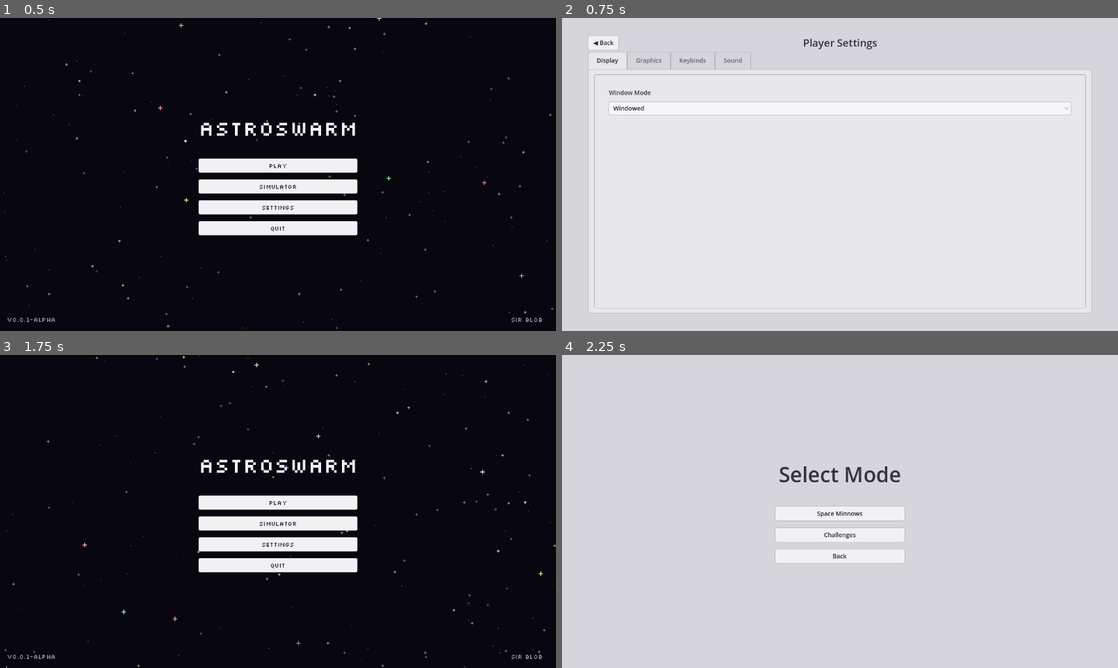
Above: before the commit, frames 1-4 (two rows, left to right).
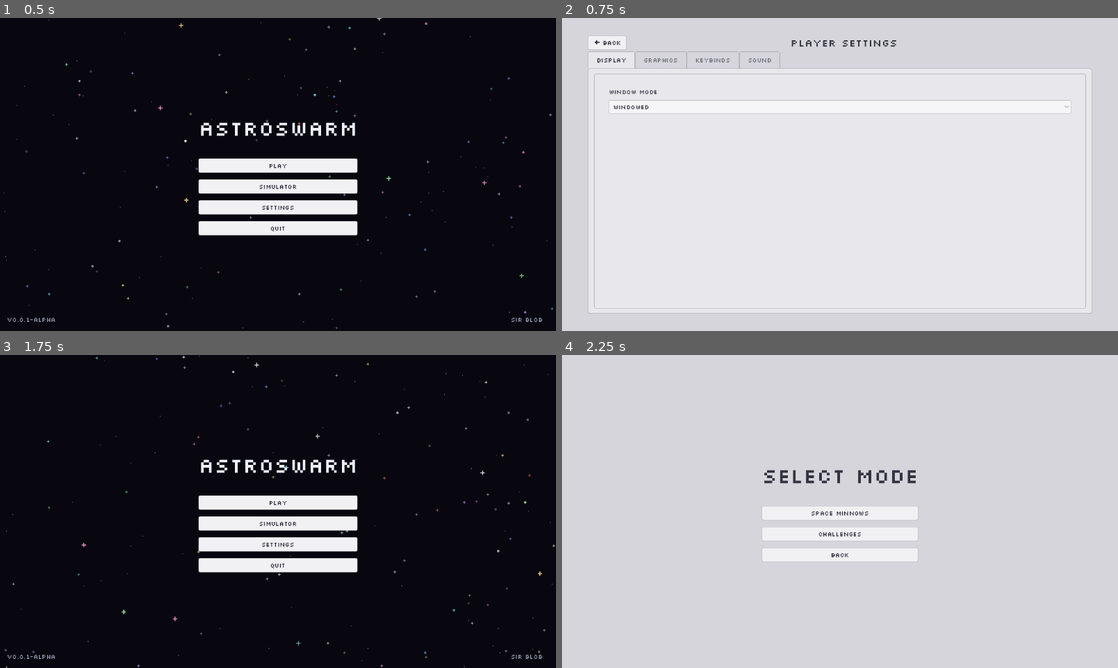
Above: after the commit, the same moments.

Repository: GMU-ASRC/astro-swarm
Game: Godot game, scene res://levels/HomeScene.tscn
Two runs of this game, one before a commit and one after it. Both use one fixed random seed, a clock stepped at 60 frames per second and the inputs below.
Inputs:
- Up to frame 1 (0.5 s): no input
- Up to frame 2 (0.75 s): click "Settings" at 0.5 s
- Up to frame 3 (1.75 s): click "◀ Back" (after the commit: "Back") at 1.25 s
- Up to frame 4 (2.25 s): click "Play" at 2 s

Frame 1 is identical in both runs. In frame 2, 2.0% of the frame differs, in the area x 4-96%, y 5-32%; in frame 3, less than 0.1%; in frame 4, 1.8%.

Commit message:
Applied game font and icons to menus

Diff:
--- a/levels/GameModeScene.tscn
+++ b/levels/GameModeScene.tscn
@@ -1,6 +1,6 @@
 [gd_scene format=3 uid="uid://bftuny86k0duc"]
 
-[ext_resource type="Theme" uid="uid://cx62j8fxxxxx" path="res://ui/MainTheme.tres" id="1_theme"]
+[ext_resource type="Theme" path="res://ui/GameTheme.tres" id="1_theme"]
 [ext_resource type="Script" path="res://levels/GameModeScene.gd" id="2_script"]
 
 [node name="GameModeScene" type="Control"]
--- a/levels/SaveManagerScene.tscn
+++ b/levels/SaveManagerScene.tscn
@@ -2,6 +2,7 @@
 
 [ext_resource type="Script" path="res://levels/SaveManagerScene.gd" id="1_script"]
 [ext_resource type="Theme" path="res://ui/MainTheme.tres" id="2_theme"]
+[ext_resource type="Texture2D" path="res://assets/icons/pixelarticons--arrow-left.png" id="3_arrow"]
 
 [node name="SaveManagerScene" type="Control"]
 layout_mode = 3
@@ -41,7 +42,12 @@
 [node name="BackButton" type="Button" parent="VBox/Header"]
 layout_mode = 2
 focus_mode = 0
-text = "◀ Back to Simulator"
+theme_override_colors/icon_normal_color = Color(0.137, 0.137, 0.196, 1)
+theme_override_colors/icon_hover_color = Color(0.176, 0.341, 0.714, 1)
+theme_override_colors/icon_pressed_color = Color(0.118, 0.247, 0.58, 1)
+theme_override_constants/icon_max_width = 18
+icon = ExtResource("3_arrow")
+text = "Back to Simulator"
 
 [node name="Title" type="Label" parent="VBox/Header"]
 layout_mode = 2
--- a/levels/SettingsScene.tscn
+++ b/levels/SettingsScene.tscn
@@ -1,7 +1,8 @@
 [gd_scene load_steps=3 format=3 uid="uid://cx62j8fxxxxx_set"]
 
-[ext_resource type="Theme" uid="uid://cx62j8fxxxxx" path="res://ui/MainTheme.tres" id="1_theme"]
+[ext_resource type="Theme" path="res://ui/GameTheme.tres" id="1_theme"]
 [ext_resource type="Script" path="res://levels/SettingsScene.gd" id="2_script"]
+[ext_resource type="Texture2D" path="res://assets/icons/pixelarticons--arrow-left.png" id="3_arrow"]
 
 [node name="SettingsScene" type="Control"]
 layout_mode = 3
@@ -39,7 +40,12 @@
 
 [node name="BackButton" type="Button" parent="VBox/TopBar"]
 layout_mode = 2
-text = "◀ Back"
+theme_override_colors/icon_normal_color = Color(0.137, 0.137, 0.196, 1)
+theme_override_colors/icon_hover_color = Color(0.176, 0.341, 0.714, 1)
+theme_override_colors/icon_pressed_color = Color(0.118, 0.247, 0.58, 1)
+theme_override_constants/icon_max_width = 18
+icon = ExtResource("3_arrow")
+text = "Back"
 
 [node name="Title" type="Label" parent="VBox/TopBar"]
 layout_mode = 2
